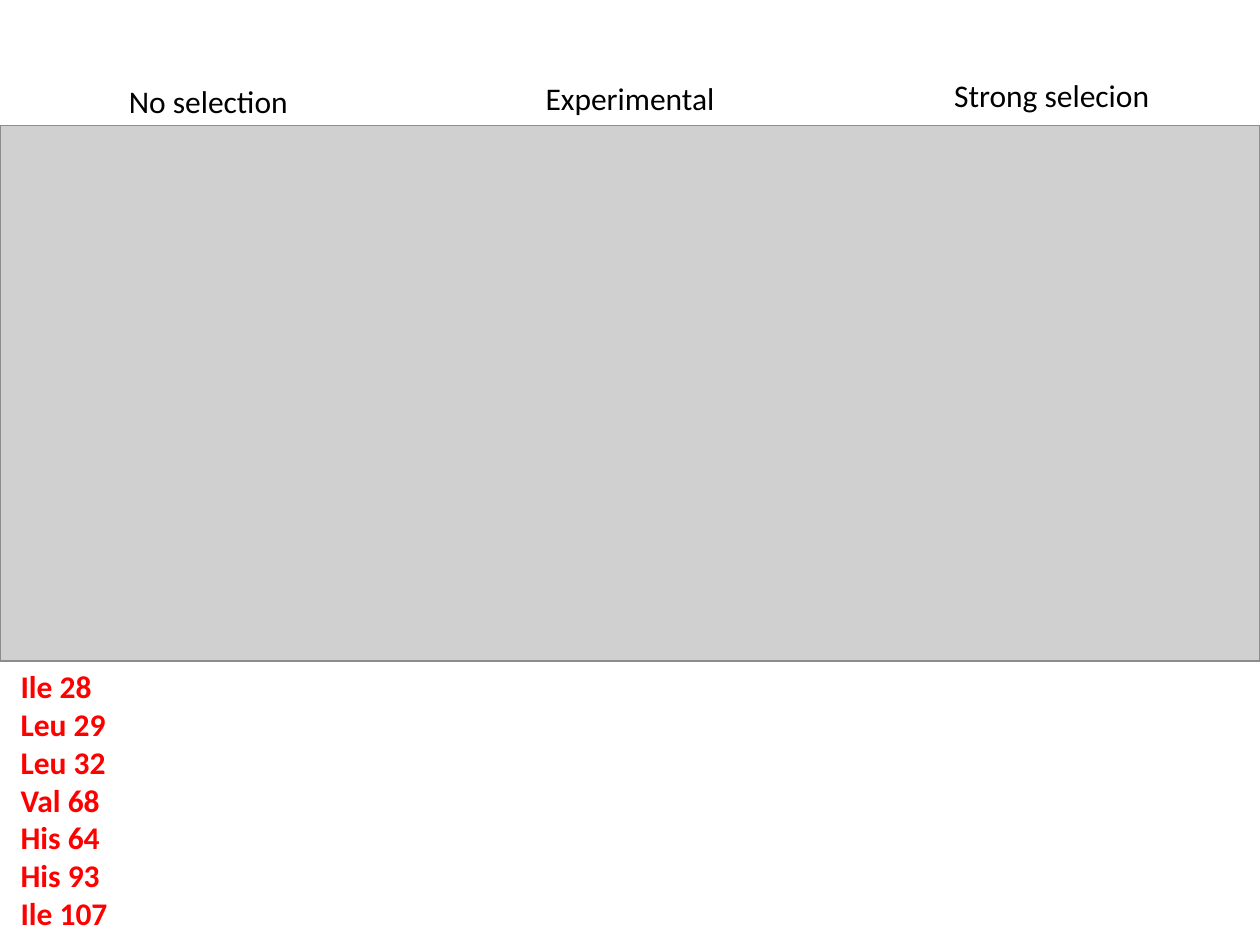
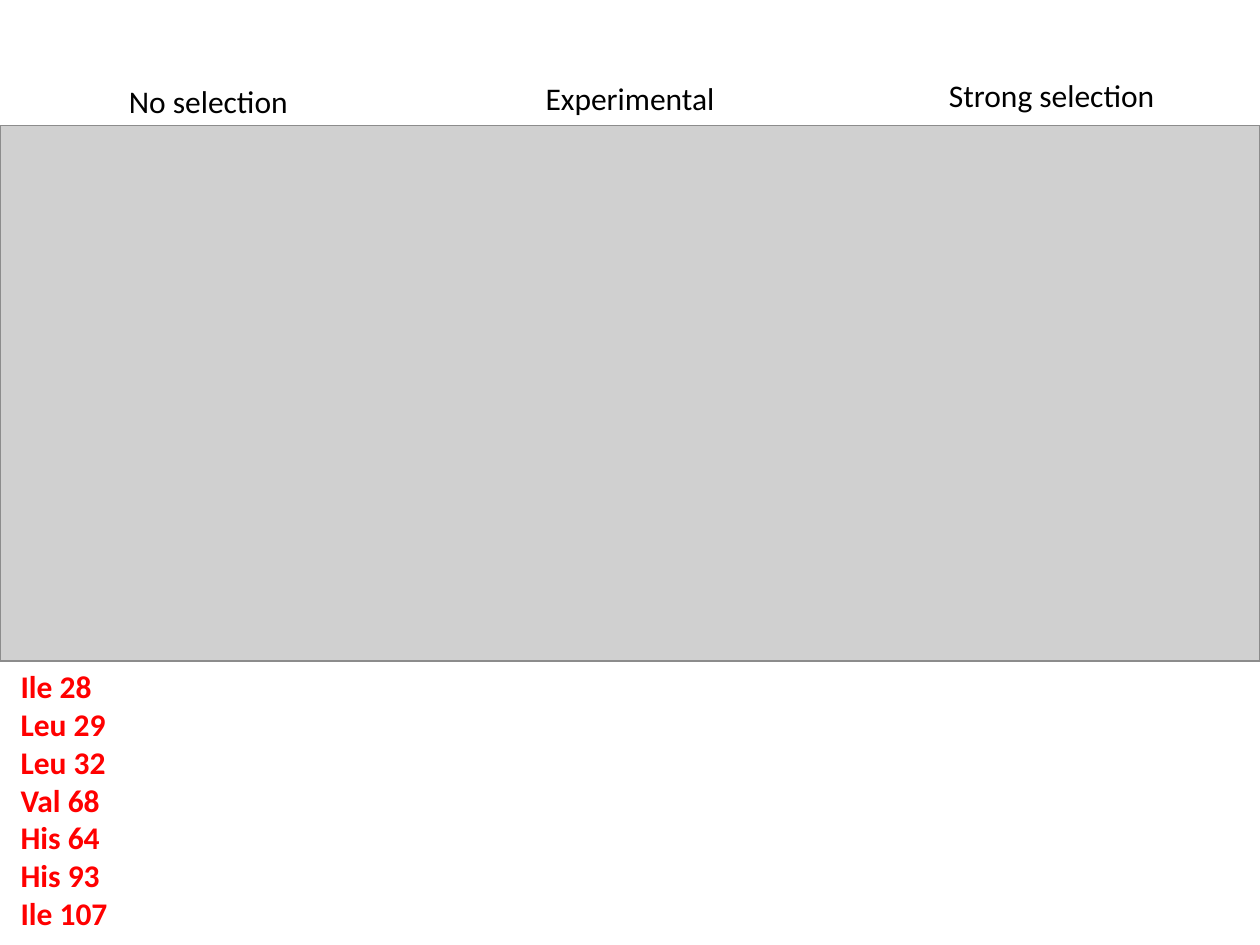
Before and after one commit to marialauramarcos/VariabilidadEstructuralProteica, a slide deck: slide 6 of INFORMATION/presentacion_06_06_2016.pptx. Drawn at 1260x945 pixels with LibreOffice and Linux fonts; fonts in the diff are those of the drawing; grey boxes stand for pictures. Boxes give left, top, right and bottom in pixels: in the first picture for what was removed or moved away, otherwise in the second. Text is boxed around its words. In the diff, an @@ line names an element or a change of style, - is before the commit and + after.

```diff
--- a/INFORMATION/presentacion_06_06_2016.pptx
+++ b/INFORMATION/presentacion_06_06_2016.pptx
@@ text at <box>949,85,1154,113</box>: text changed @@
-Strong selecion
+Strong selection
```
Also in this commit, not shown: 1 other file.
